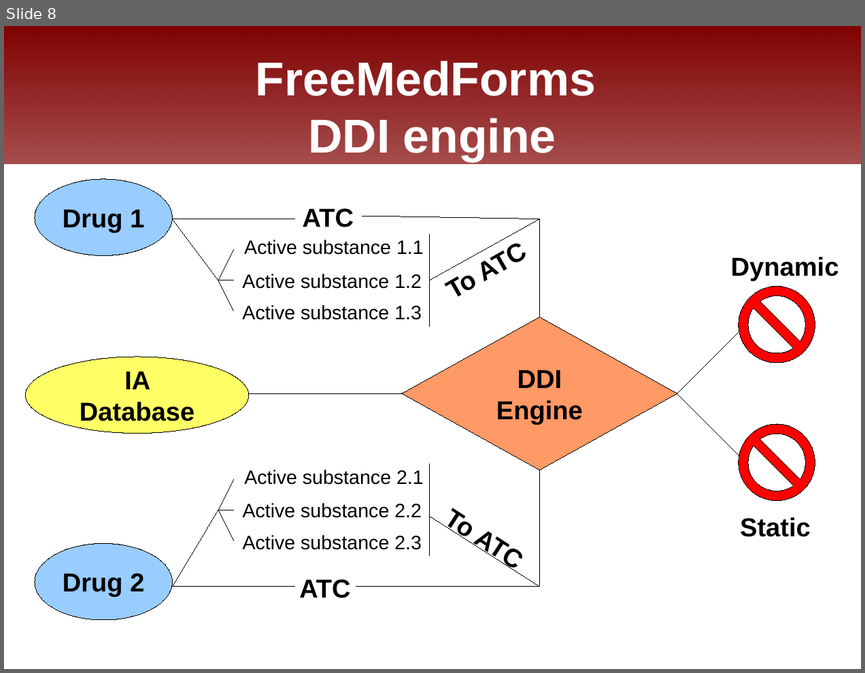
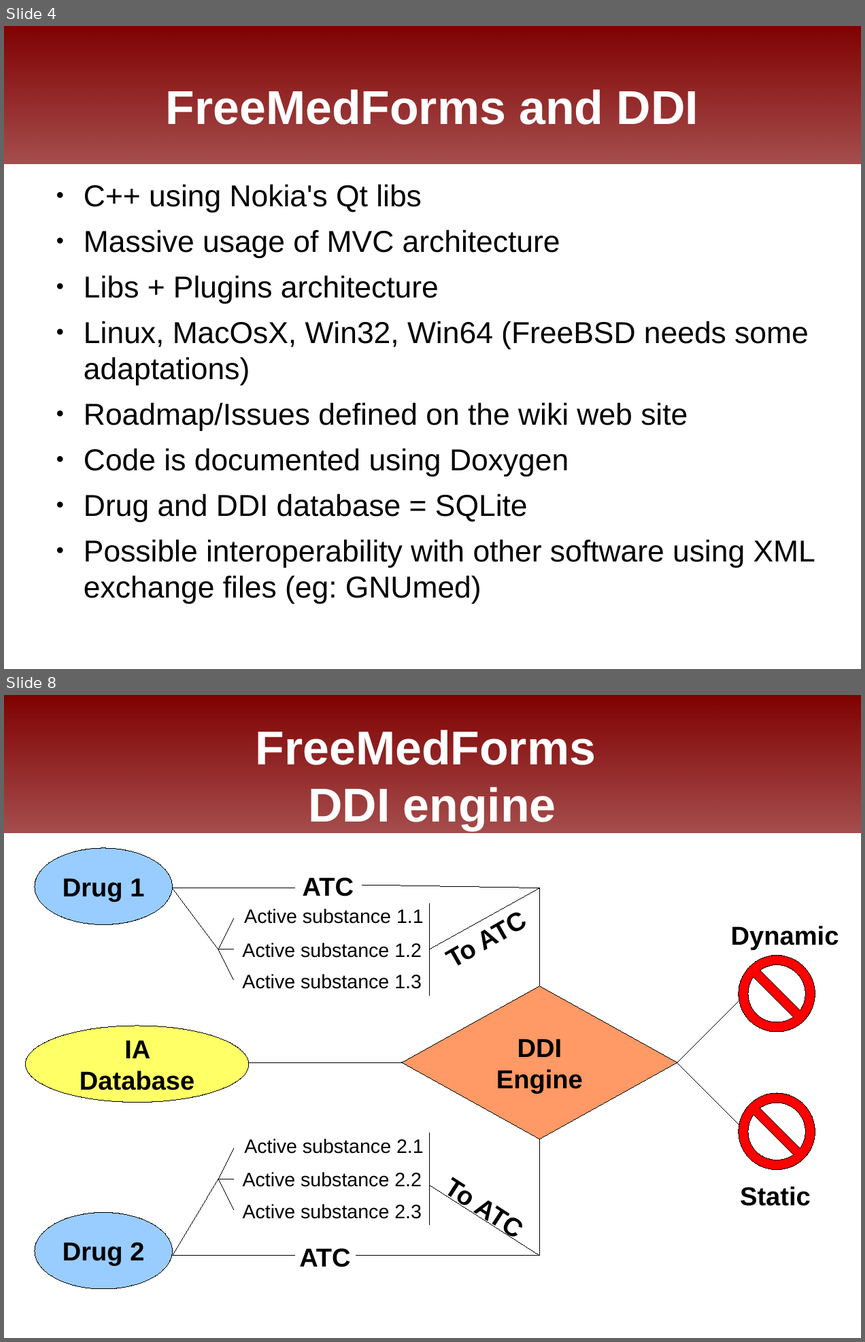
Before and after one commit to FreeHealth/freehealth, a slide deck: science/freemedforms_fosdem2011.odp. Shown one above the other, each under a label of ours: slide 8 before the commit, slides 4 and 8 after it; the slides between them are not shown. The pictures are 865x673 and 865x1342 pixels, drawn with LibreOffice and Linux fonts; fonts in the diff are those of the drawing; background and template pictures are left out. Boxes give left, top, right and bottom in pixels: in the first picture for what was removed or moved away, otherwise in the second. Text is boxed around its words. In the diff, an @@ line names an element or a change of style, - is before the commit and + after.

```diff
--- a/science/freemedforms_fosdem2011.odp
+++ b/science/freemedforms_fosdem2011.odp
@@ slide 4 added at (4,26,861,669), background #FFFFFF; not listed: 1 template element that a slide beside it also shows @@
@@ title added at (166,89,698,125), 44 pt, text #FFFFFF, bold @@
+FreeMedForms and DDI
@@ text added at (84,184,815,567), 28 pt, text #000000 @@
+● C++ using Nokia's Qt libs
+● Massive usage of MVC architecture
+● Libs + Plugins architecture
+● Linux, MacOsX, Win32, Win64 (FreeBSD needs some adaptations)
+● Roadmap/Issues defined on the wiki web site
+● Code is documented using Doxygen
+● Drug and DDI database = SQLite
+● Possible interoperability with other software using XML exchange files (eg: GNUmed)
```
Also in this commit, not shown: 4 slides changed, 3 other slides added, 4 slides removed.
